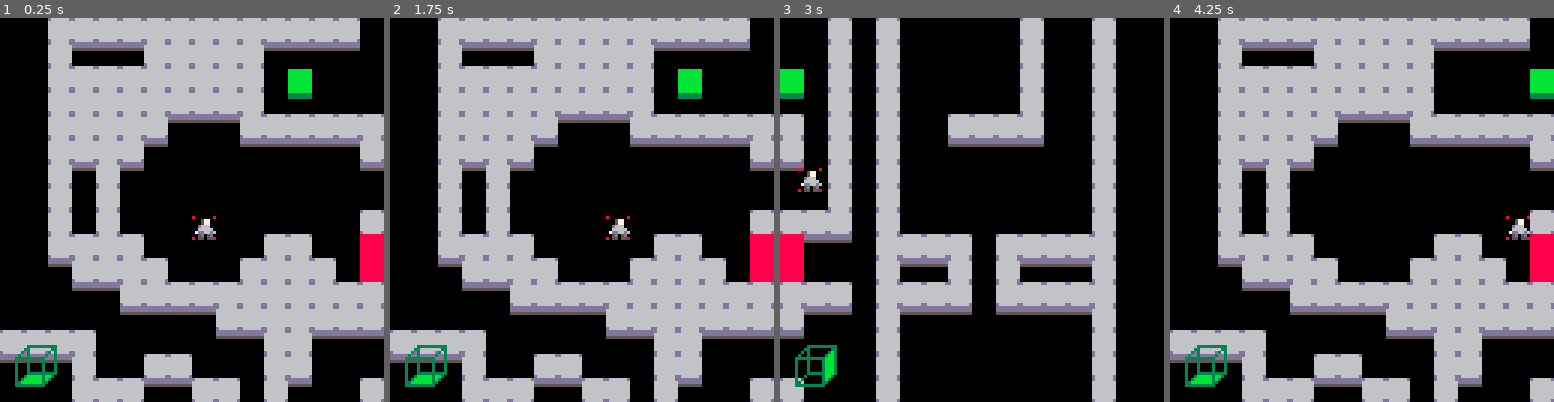
Above: before the commit, frames 1-4 (left to right).
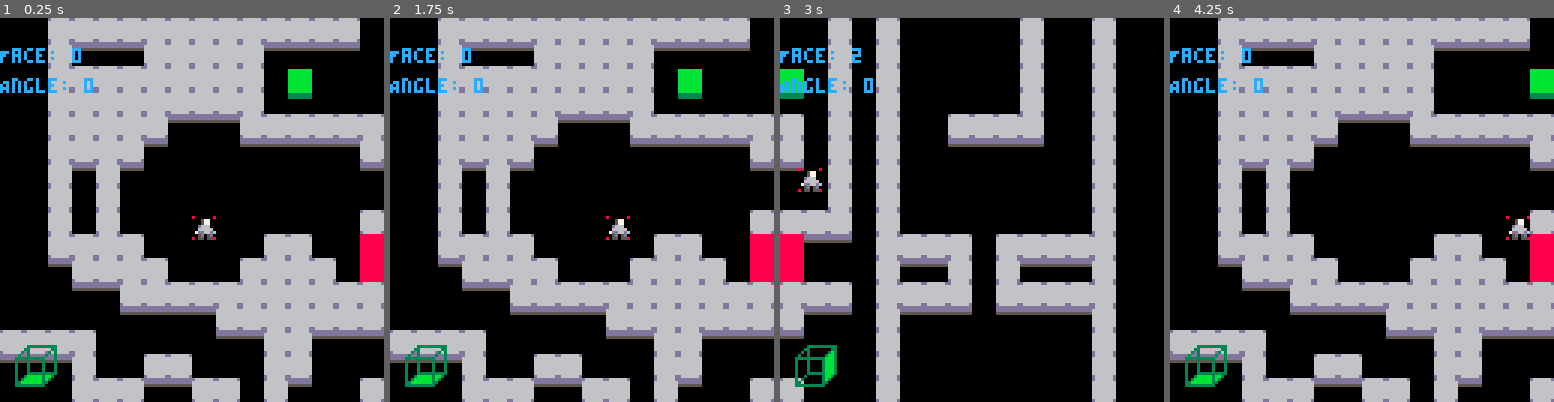
Above: after the commit, the same moments.

Repository: EmilBert/gmtkjam2025
Game: PICO-8 cartridge game.p8
The game is run twice, just before and just after one commit, with the same random seed, the same clock (stepped at 60 frames per second) and the same inputs.
Inputs:
- Up to frame 1 (0.25 s): no input
- Up to frame 2 (1.75 s): hold Right from 1.6 s (still down)
- Up to frame 3 (3 s): release Right at 2.1 s; hold Up 2.15-2.42 s; hold Right from 2.47 s (still down)
- Up to frame 4 (4.25 s): release Right at 3.03 s; hold Left 3.08-3.58 s; hold Down 3.63-3.97 s; hold Right from 4.02 s (still down)

The runs differ from the first frame. In frame 1, 0.7% of the frame differs, in the area x 0-25%, y 7-20%; in frame 2, 0.7%; in frame 3, 0.7%; in frame 4, 0.7%.

Commit message:
GMTK2025: Fix traversing to the wrong face

Diff:
--- a/main.lua
+++ b/main.lua
@@ -314,8 +314,8 @@
     draw_particles()
 
     -- draw the player's pixel position
-    -- print("Face: "..player.face, 0, 10, 12)
-    -- print("Angle: "..GLOBAL_ROTATION, 0, 20, 12)
+    print("Face: "..player.face, 0, 10, 12)
+    print("Angle: "..GLOBAL_ROTATION, 0, 20, 12)
 end
 
 function draw_boxes()
@@ -434,7 +434,7 @@
 ]]
 function traverse(exit_direction, offset)
     local perspective_exit_direction = exit_direction - GLOBAL_ROTATION
-    perspective_exit_direction = exit_direction % 4
+    perspective_exit_direction = perspective_exit_direction % 4
     local new_pos = connections[player.face + 1][perspective_exit_direction + 1]
     update_map(player.face, new_pos[1])
     update_boxes(new_pos[1])
